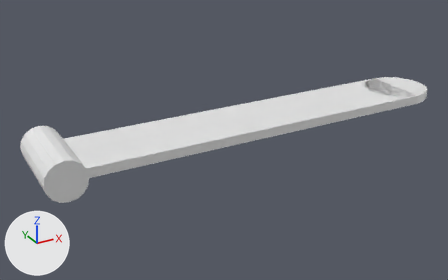
Renders of the OBJ model assets/hardware/strap_hinge_f1a982ddce.obj from each side of a commit.
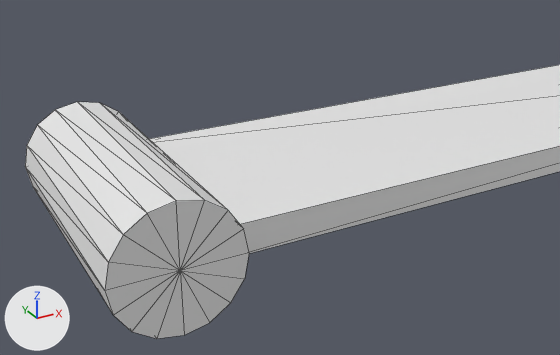
Each version appears first whole from a 50 mm lens placed at (-0.0667, -0.317, 0.1492), pointed at (0.1104, 0.005, -0.0118), and next in a close-up from a 50 mm lens placed at (-0.037, -0.1264, 0.0618), pointed at (0.026, -0.012, 0.0046). Lighting does not change. The marker at lower left points along +X, +Y and +Z. The last two pictures show the newer version. The close-ups show mesh edges as thin lines. Where no turn or scale is listed for an object, it has been applied to the vertices.

Names of what the first close-up shows: 'strap_hinge_f1a982ddce'.
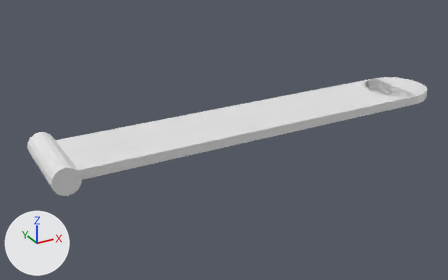
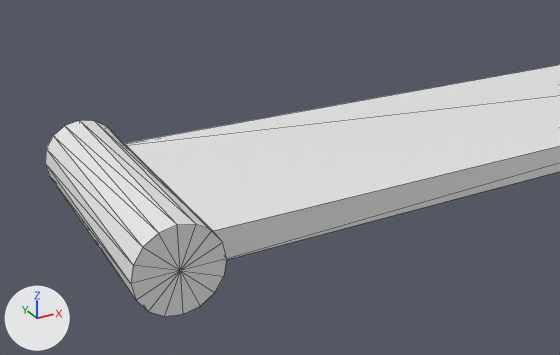
The change, as a diff of the scene's bpy script:
```diff
--- a/assets/hardware/strap_hinge_f1a982ddce.obj.py
+++ b/assets/hardware/strap_hinge_f1a982ddce.obj.py
@@ me_strap_hinge_f1a982ddce @@
 # used by ob_strap_hinge_f1a982ddce; location = (0.0, 0.0, 0.0)
-me_strap_hinge_f1a982ddce.from_pydata(...)  # 72 vertices, 140 faces; spans x -0.012..0.273, y -0.027..0.027, z -0.012..0.012
+me_strap_hinge_f1a982ddce.from_pydata(...)  # 72 vertices, 140 faces; spans x -0.008..0.273, y -0.027..0.027, z -0.008..0.008
+# me_strap_hinge_f1a982ddce part 1: the loose piece of 34 vertices spanning x -0.012..0.012, y -0.027..0.027, z -0.012..0.012 is scaled about its middle by (0.667, 1, 0.667)
```

Changed parts and their boxes (x1, y1, x2, y2) in the close-ups (560 x 355 px; the box of a moved part takes in the faces that stretch with it):
'strap_hinge_f1a982ddce', reshaped
    before: (25, 65, 560, 339)
    after: (45, 65, 560, 316)
part 1 of me_strap_hinge_f1a982ddce, moved or reshaped
    before: (25, 102, 249, 339)
    after: (45, 120, 227, 316)
